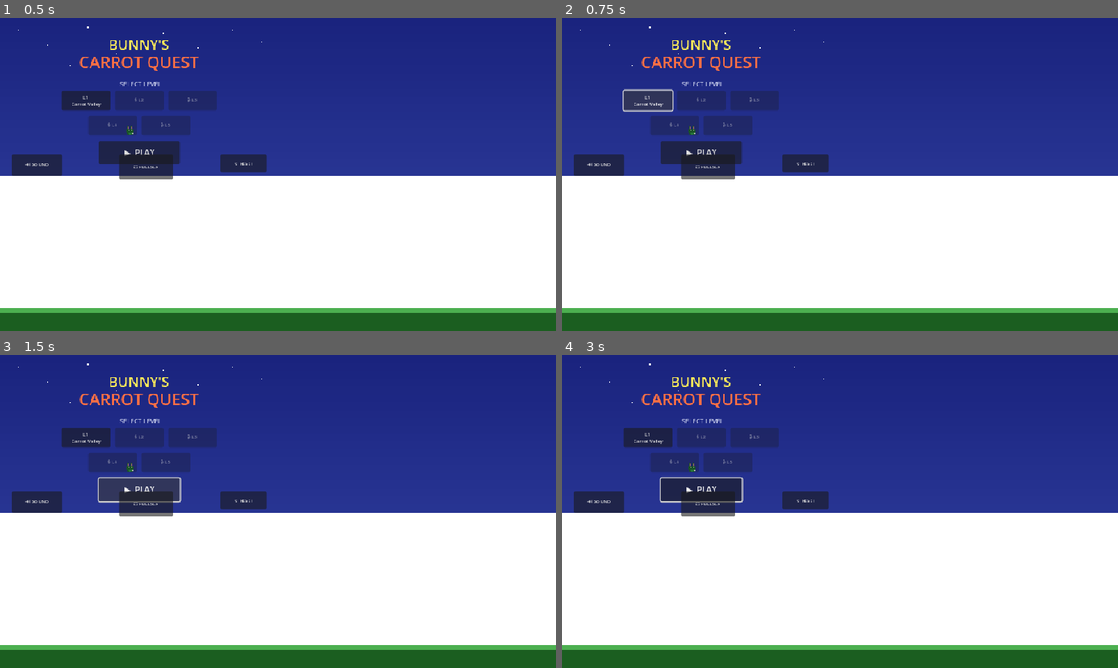
Above: before the commit, frames 1-4 (two rows, left to right).
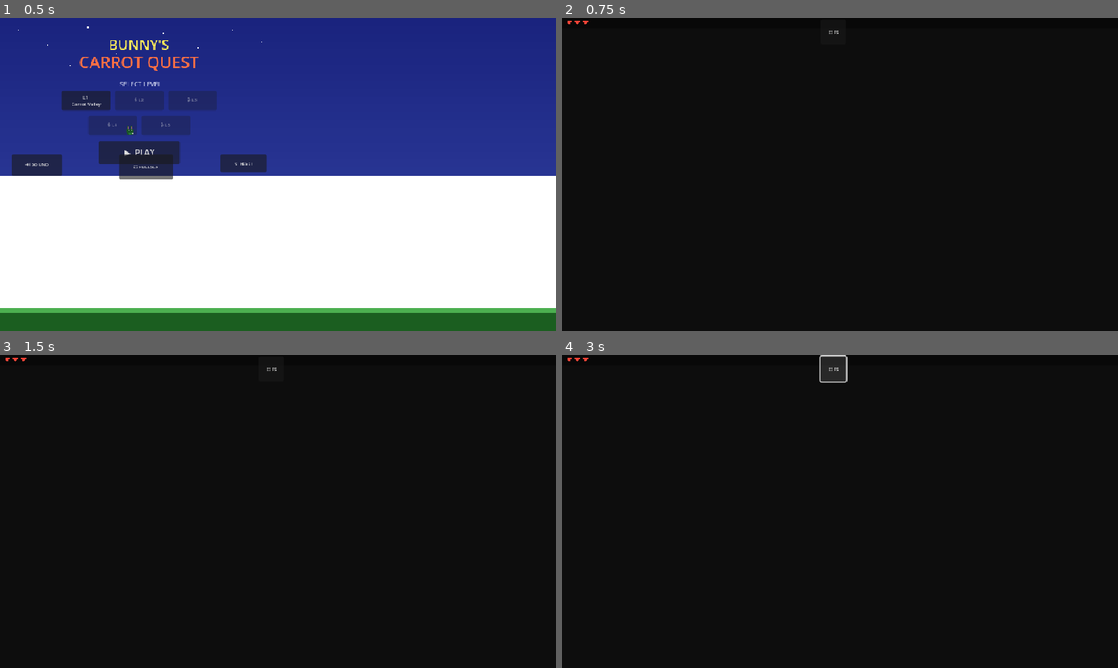
Above: after the commit, the same moments.

Repository: scott-murray/Hem
Game: Godot game, scene res://scenes/boot.tscn
Same seed, same stepped clock (60 frames per second), same inputs: the game is played once before the commit and once after it.
Inputs (mouse positions are in pixels of both pictures, inside the frame that each line leads up to):
- Up to frame 1 (0.5 s): no input
- Up to frame 2 (0.75 s): click "L1 Carrot Valley" at 0.5 s
- Up to frame 3 (1.5 s): click (139, 489) at 1.25 s, where only the run before the commit has a clickable "▶ PLAY"
- Up to frame 4 (3 s): click (701, 489) at 2 s, where only the run before the commit has a clickable "▶ PLAY"; click (834, 367) at 2.75 s, where only the run after the commit has a clickable "⛶ FS"

Frame 1 is identical in both runs. In frame 2, 100% of the frame differs, in the area x 0-100%, y 0-100%; in frame 3, 100%; in frame 4, 100%.
Error after the commit: Trying to assign value of type 'CanvasLayer' to a variable of type 'Control'. (res://scripts/game_controller.gd:27)

Commit message:
feat: export presets + Godot web/Linux/ARM64 builds verified
Export presets (export_presets.cfg):
  HTML5   -> build/web/   (42 MB .wasm + 310 KB .js + 58 KB .pck)
  Linux   -> build/linux/hem.x86_64  (67 MB binary)
  Linux ARM -> build/linux/hem.arm64 (60 MB binary)

Verified:
  - Linux x86_64 binary runs: '[Boot] Textures generated.' EXIT 0
  - Web export renders: 960x540 canvas, 'Hem' title, 0 JS errors
  - Audio warnings fixed (initial silence pushed to generators)

Build outputs excluded from git (too large). Regenerate with:
  godot --headless --path godot/ --export-release 'HTML5'
  godot --headless --path godot/ --export-release 'Linux'
  godot --headless --path godot/ --export-release 'Linux ARM'

Pi deployment: copy hem.arm64 + hem.pck to Raspberry Pi, run ./hem.arm64

Co-Authored-By: Claude <noreply@anthropic.com>

Diff:
--- a/godot/scenes/game.tscn
+++ b/godot/scenes/game.tscn
@@ -1,15 +1,18 @@
-[gd_scene load_steps=5 format=3 uid="uid://game000000000000000001"]
+[gd_scene load_steps=6 format=3 uid="uid://game000000000000000001"]
 
 [ext_resource type="Script" path="res://scripts/game_controller.gd" id="1_game"]
 [ext_resource type="Script" path="res://scripts/player.gd" id="2_player"]
 [ext_resource type="Script" path="res://scripts/touch_handler.gd" id="3_touch"]
 [ext_resource type="Script" path="res://scripts/game_ui.gd" id="4_ui"]
 
+[sub_resource type="CircleShape2D" id="CircleShape2D_12x14"]
+radius = 7.0
+
 [node name="Game" type="Node2D"]
 script = ExtResource("1_game")
 
 [node name="Background" type="ColorRect" parent="."]
-material = null  # set by game controller per-level
+color = Color(0.051, 0.051, 0.051, 1)
 
 [node name="GroundLayer" type="TileMapLayer" parent="."]
 
@@ -37,8 +40,5 @@
 anchors_preset = 15
 anchor_right = 1.0
 anchor_bottom = 1.0
-mouse_filter = 1  # MOUSE_FILTER_PASS
+mouse_filter = 1
 script = ExtResource("3_touch")
-
-[sub_resource type="CircleShape2D" id="CircleShape2D_12x14"]
-radius = 7.0
--- a/godot/scripts/audio_manager.gd
+++ b/godot/scripts/audio_manager.gd
@@ -27,6 +27,9 @@
 	add_child(_sfx_player)
 	_sfx_player.play()
 	_sfx_playback = _sfx_player.get_stream_playback()
+	# Push initial silence to avoid "cannot be sampled" warning
+	for _i in 32:
+		_sfx_playback.push_frame(Vector2.ZERO)
 
 
 func _setup_music() -> void:
@@ -38,6 +41,8 @@
 	add_child(_music_player)
 	_music_player.play()
 	_music_playback = _music_player.get_stream_playback()
+	for _i in 64:
+		_music_playback.push_frame(Vector2.ZERO)
 
 
 ## Play a named SFX. Same sound names as the JS version.
--- a/godot/scripts/puzzle_overlay.gd
+++ b/godot/scripts/puzzle_overlay.gd
@@ -59,8 +59,8 @@
 
 
 func _build_spelling(panel: Control) -> void:
-	var word := WORD_BANK[randi() % WORD_BANK.size()]
-	var hidden := randi() % word.length()
+	var word: String = WORD_BANK[randi() % WORD_BANK.size()]
+	var hidden: int = randi() % word.length()
 	_correct_letter = word[hidden]
 
 	# Title
@@ -112,7 +112,7 @@
 	var offsets := [3, 2, 1, -1, -2, -3, 4, -4]
 	for off in offsets:
 		if distractors.size() >= 3: break
-		var v := _correct_answer - off
+		var v: int = _correct_answer - off
 		if v > 0 and v <= 18 and v != _correct_answer and v not in distractors:
 			distractors.append(v)
 	while distractors.size() < 3:
Not shown, added: godot/export_presets.cfg
Not shown, added: godot/scripts/audio_manager.gd.uid
Not shown, added: godot/scripts/boot.gd.uid
Not shown, added: godot/scripts/game_controller.gd.uid
Not shown, added: godot/scripts/game_ui.gd.uid
Not shown, added: godot/scripts/level_parser.gd.uid
Not shown, added: godot/scripts/player.gd.uid
Not shown, added: godot/scripts/progress.gd.uid
Not shown, added: godot/scripts/puzzle_overlay.gd.uid
Not shown, added: godot/scripts/signal_bus.gd.uid
Not shown, added: godot/scripts/start_screen.gd.uid
Not shown, added: godot/scripts/texture_registry.gd.uid
(and 3 more such lines)
